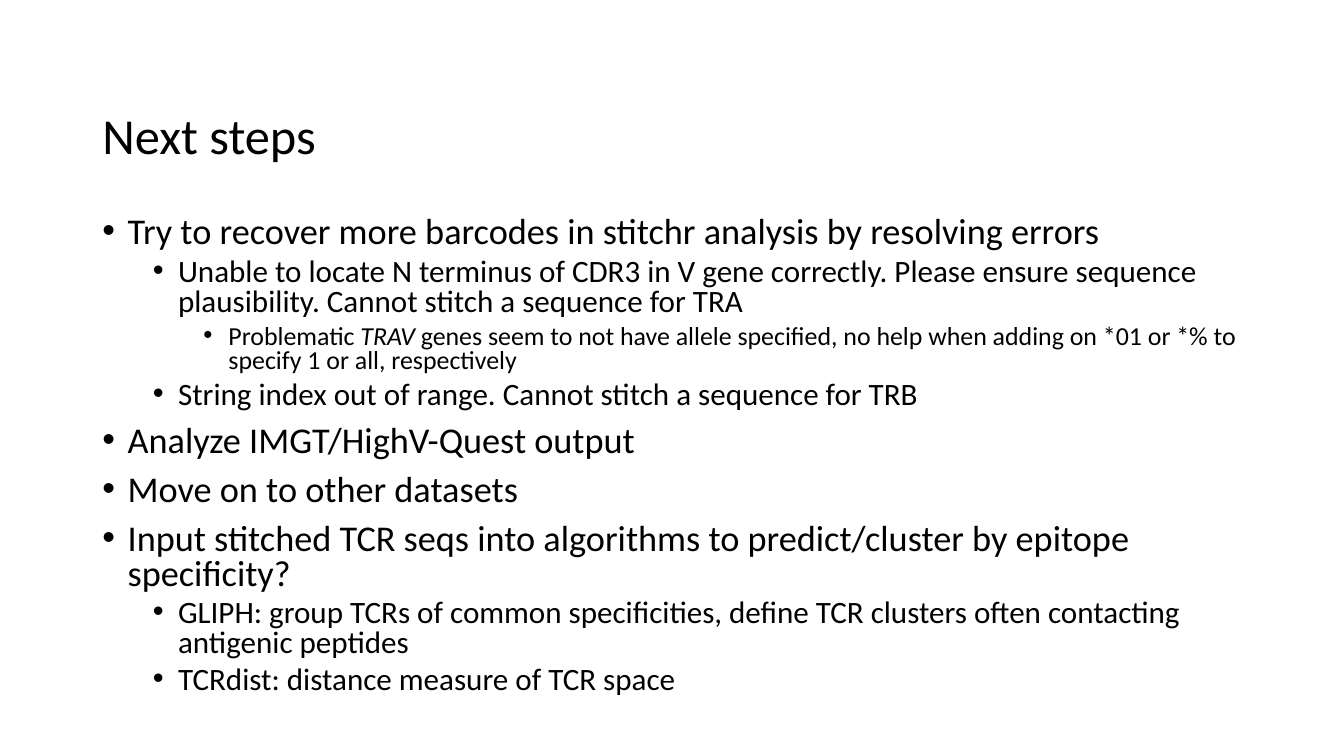
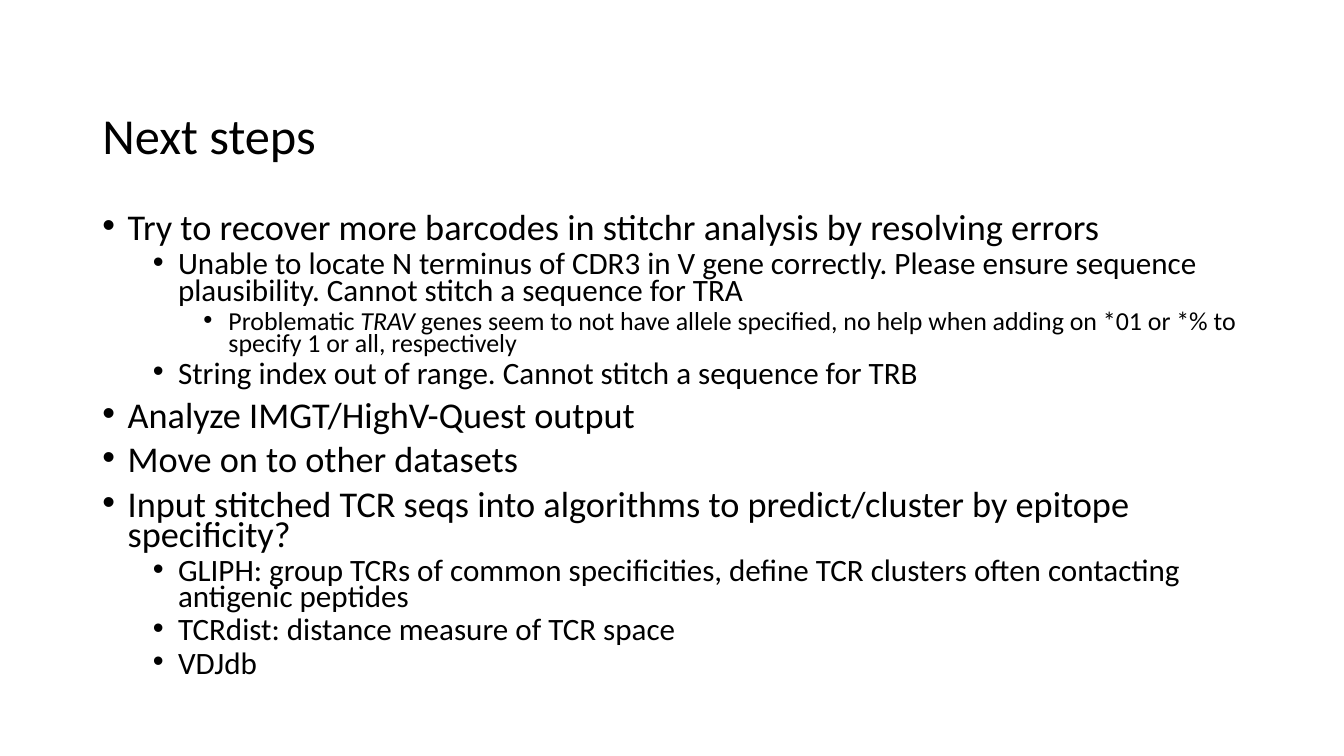
Before and after one commit to tybottorff/bottorffdocs, a slide deck: slide 19 of linsley_postdoc/presentations/weekly_meetings/10_19_23.pptx. Drawn at 1344x756 pixels with LibreOffice and Linux fonts; fonts in the diff are those of the drawing. Boxes give left, top, right and bottom in pixels: in the first picture for what was removed or moved away, otherwise in the second. Text is boxed around its words. In the diff, an @@ line names an element or a change of style, - is before the commit and + after.

```diff
--- a/linsley_postdoc/presentations/weekly_meetings/10_19_23.pptx
+++ b/linsley_postdoc/presentations/weekly_meetings/10_19_23.pptx
@@ text at box(128, 214, 1236, 645): line spacing 0.8 to 0.7 @@
@@ text at box(178, 652, 257, 675): paragraph added @@
+  • VDJdb
```
Also in this commit, not shown: 2 other slides changed.
